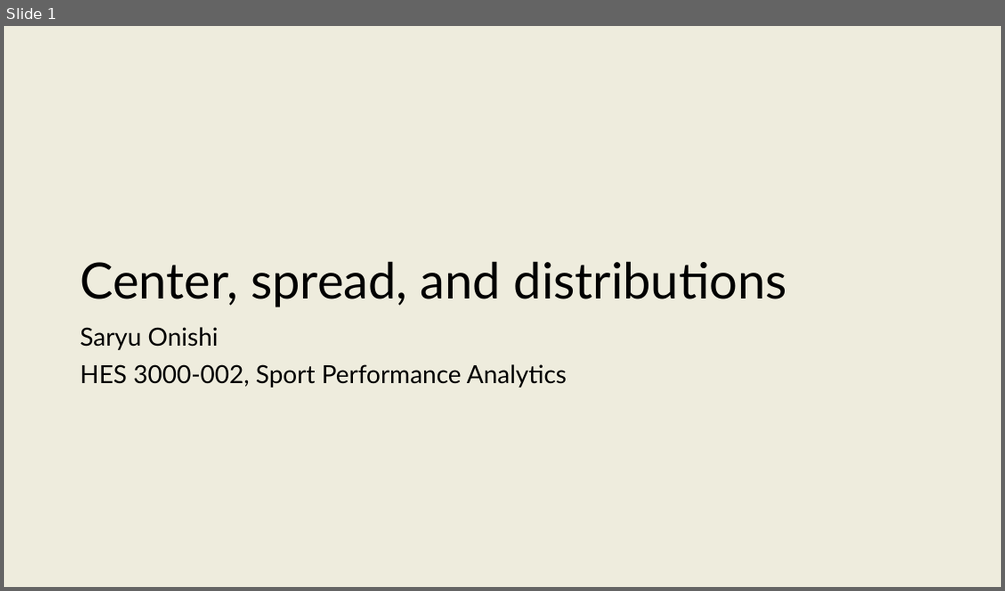
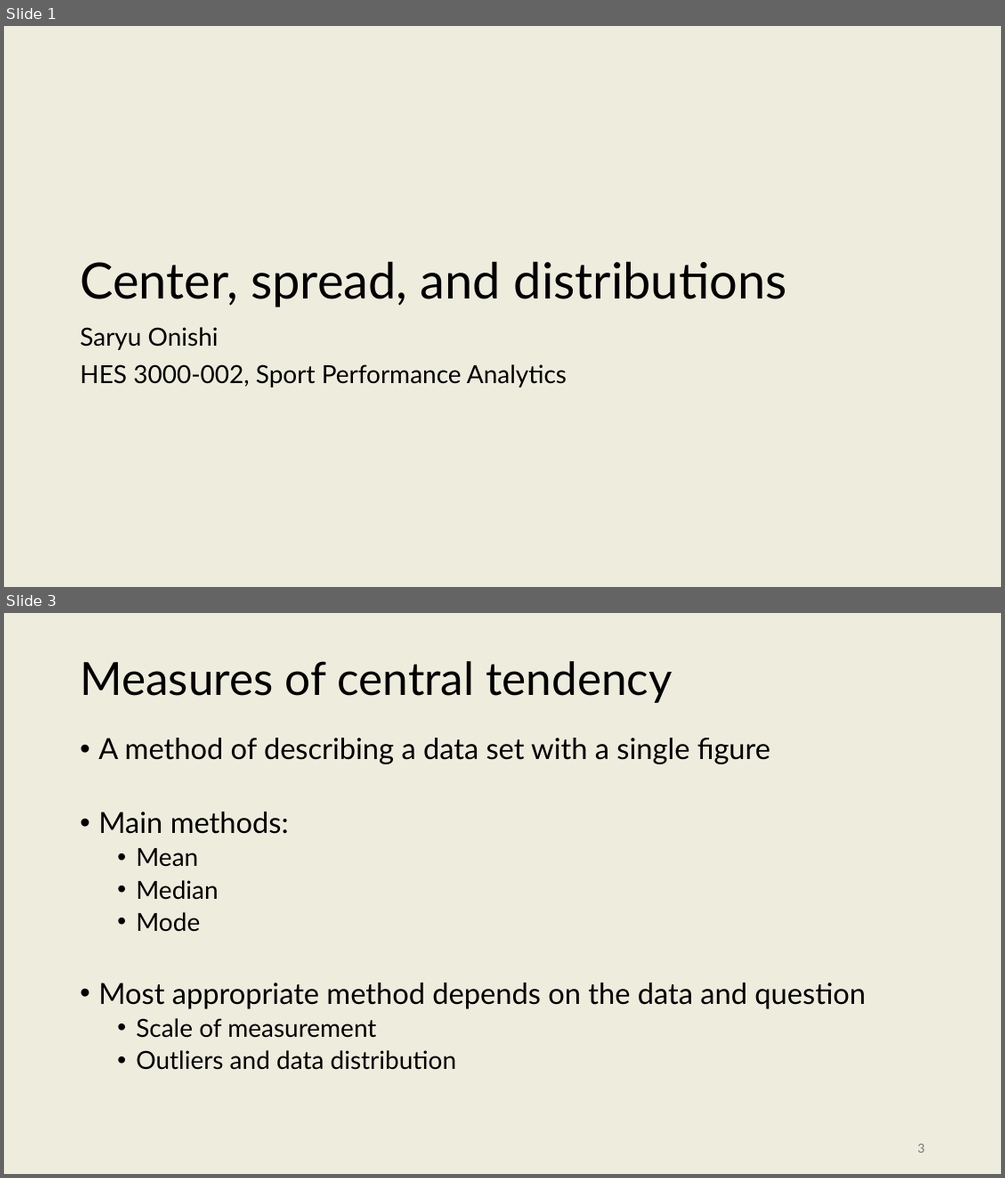
Before and after one commit to onishisaryu/HES-3000-Sports-Data-Analytics, a slide deck: pptx/Lecture8.pptx. Shown one above the other, each under a label of ours: slide 1 before the commit, slides 1 and 3 after it; the slides between them are not shown. The pictures are 1005x591 and 1005x1178 pixels, drawn with LibreOffice and Linux fonts; fonts in the diff are those of the drawing. Boxes give left, top, right and bottom in pixels: in the first picture for what was removed or moved away, otherwise in the second. Text is boxed around its words. In the diff, an @@ line names an element or a change of style, - is before the commit and + after.

```diff
--- a/pptx/Lecture8.pptx
+++ b/pptx/Lecture8.pptx
@@ slide 3 added at box(4, 613, 1001, 1174), background #EEECDD @@
@@ title added at box(80, 661, 672, 703), 44 pt, text #000000 @@
+Measures of central tendency
@@ text added at box(98, 738, 866, 1070), 28 pt, text #000000 @@
+• A method of describing a data set with a single figure
+• Main methods:
+  • Mean
+  • Median
+  • Mode
+• Most appropriate method depends on the data and question
+  • Scale of measurement
+  • Outliers and data distribution
@@ page number added at box(917, 1143, 924, 1152), 12 pt, text #797979 @@
+3
```
Also in this commit, not shown: 34 other slides added, 3 slides removed, 2 other files.
